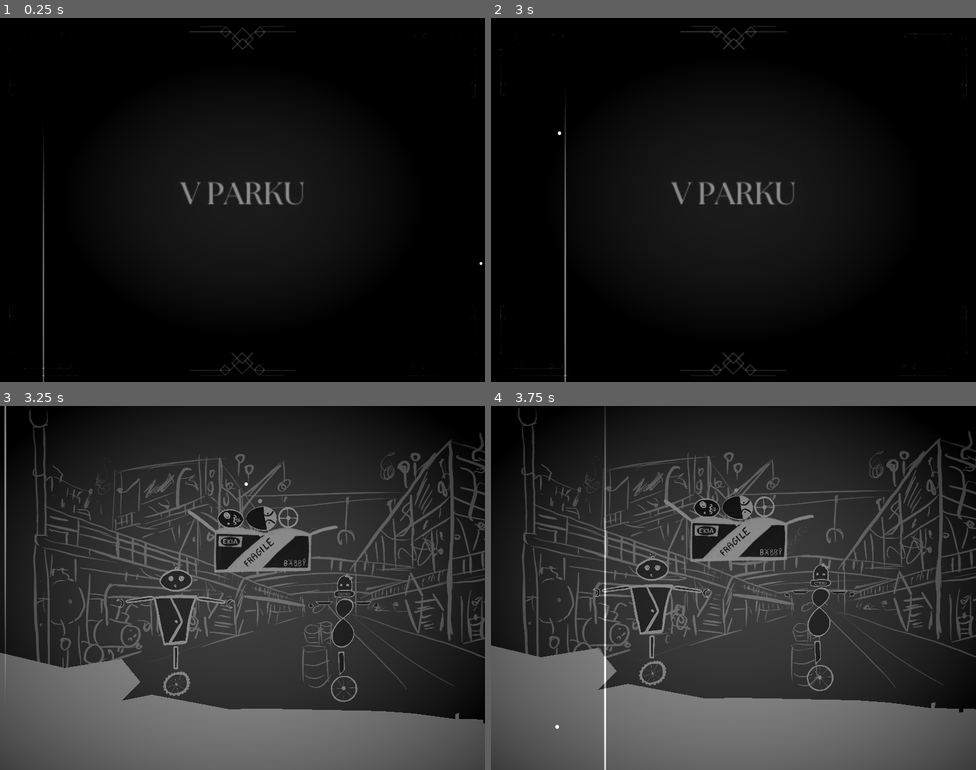
Above: before the commit, frames 1-4 (two rows, left to right).
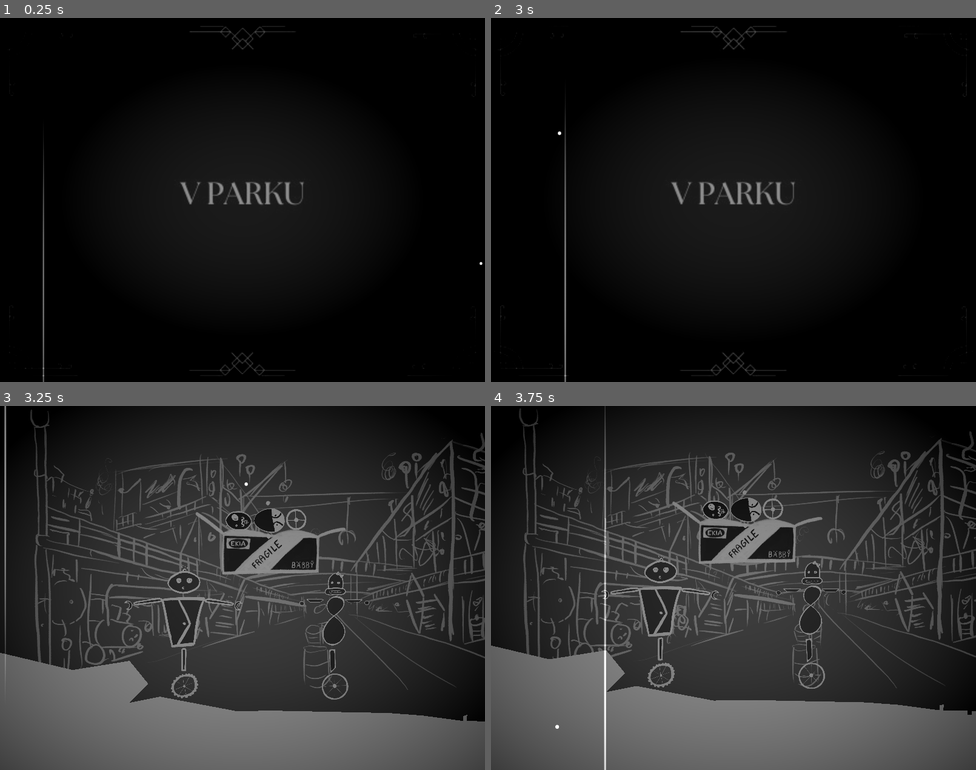
Above: after the commit, the same moments.

Repository: tombuben/KrehkeRobotickeSpoje
Game: Godot game, scene res://level_3.tscn
The game is run twice, just before and just after one commit, with the same random seed, the same clock (stepped at 60 frames per second) and the same inputs. This scene is started directly instead of the project's main scene.
Inputs (mouse positions are in pixels of both pictures, inside the frame that each line leads up to):
- Up to frame 1 (0.25 s): no input
- Up to frame 2 (3 s): move the mouse to (840, 181) at 0.52 s; hold D (Player1Right) 0.53-1.28 s; tap one key every 0.75 s from 0.6 s: K (Player2Down) J (Player2Left) L (Player2Right) I (Player2Up); move the mouse to (636, 218) at 1.27 s; hold S (Player1Down) 1.28-2.03 s; move the mouse to (782, 119) at 2.02 s; hold D (Player1Right) 2.03-2.78 s; move the mouse to (709, 272) at 2.77 s; hold W (Player1Up) from 2.78 s (still down)
- Up to frame 3 (3.25 s): keep holding W (Player1Up)
- Up to frame 4 (3.75 s): move the mouse to (879, 642) at 3.52 s; release W (Player1Up) at 3.53 s; hold A (Player1Left) from 3.53 s (still down); hold C (SwitchCamera) from 3.53 s (still down)

Frames 1-2 are identical in both runs. In frame 3, 11% of the frame differs, in the area x 0-100%, y 1-88%; in frame 4, 12%, in the area x 0-100%, y 0-85%.

Commit message:
esc na zavreni hry

Diff:
--- a/global.gd
+++ b/global.gd
@@ -7,11 +7,12 @@
 
 # Called when the node enters the scene tree for the first time.
 func _ready():
-	pass # Replace with function body.
+	process_mode = Node.PROCESS_MODE_ALWAYS
 
 # Called every frame. 'delta' is the elapsed time since the previous frame.
-func _process(delta):
-	pass
+func _input(event):
+	if event.is_action_pressed("ui_cancel"):
+		get_tree().quit()
 
 func progress_level():
 	level = level + 1
--- a/level_3.tscn
+++ b/level_3.tscn
@@ -87,7 +87,7 @@
 position = Vector2(674, 440)
 
 [node name="ona" parent="." instance=ExtResource("4_xgx00")]
-position = Vector2(952, 446)
+position = Vector2(924, 439)
 player = 2
 
 [node name="CameraCenterer" type="Node2D" parent="." node_paths=PackedStringArray("pos1", "pos2")]
